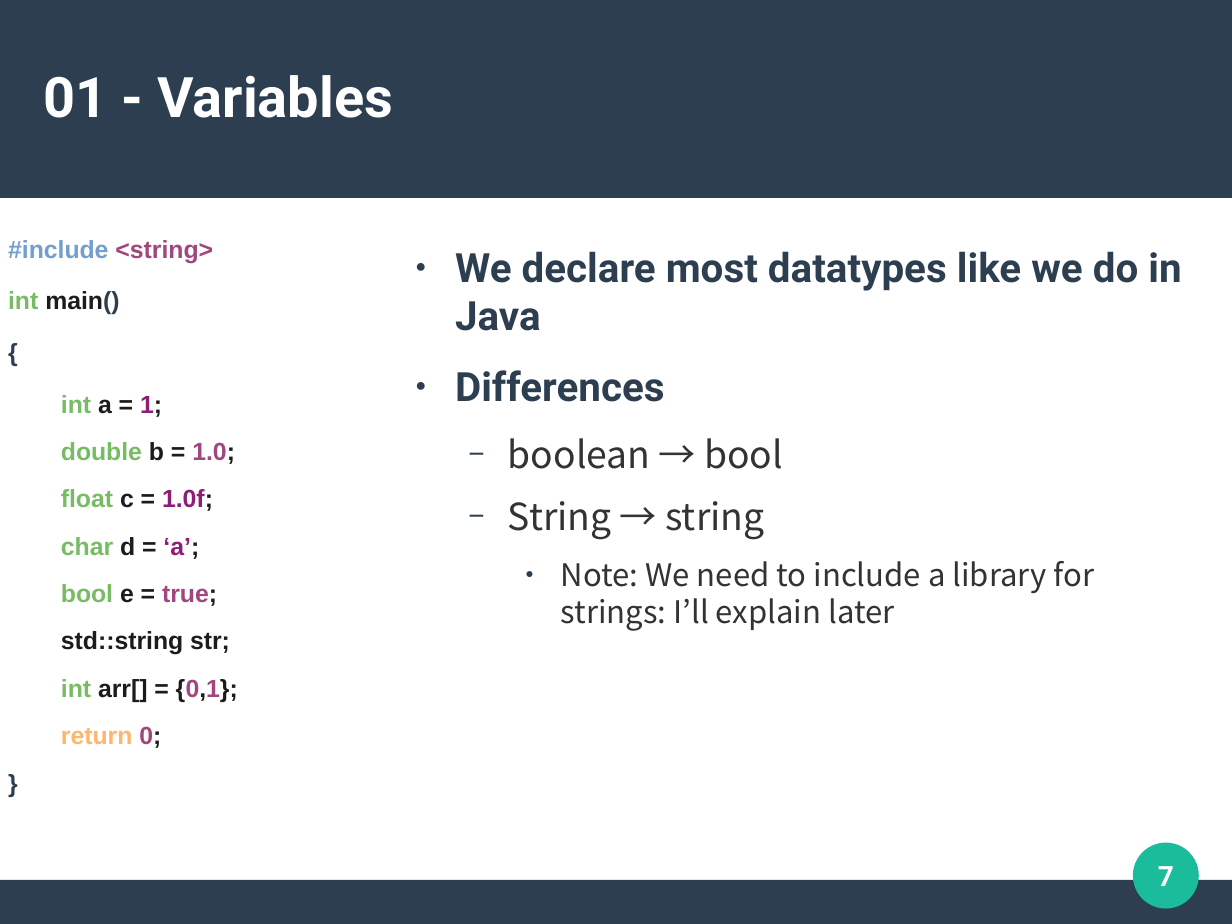
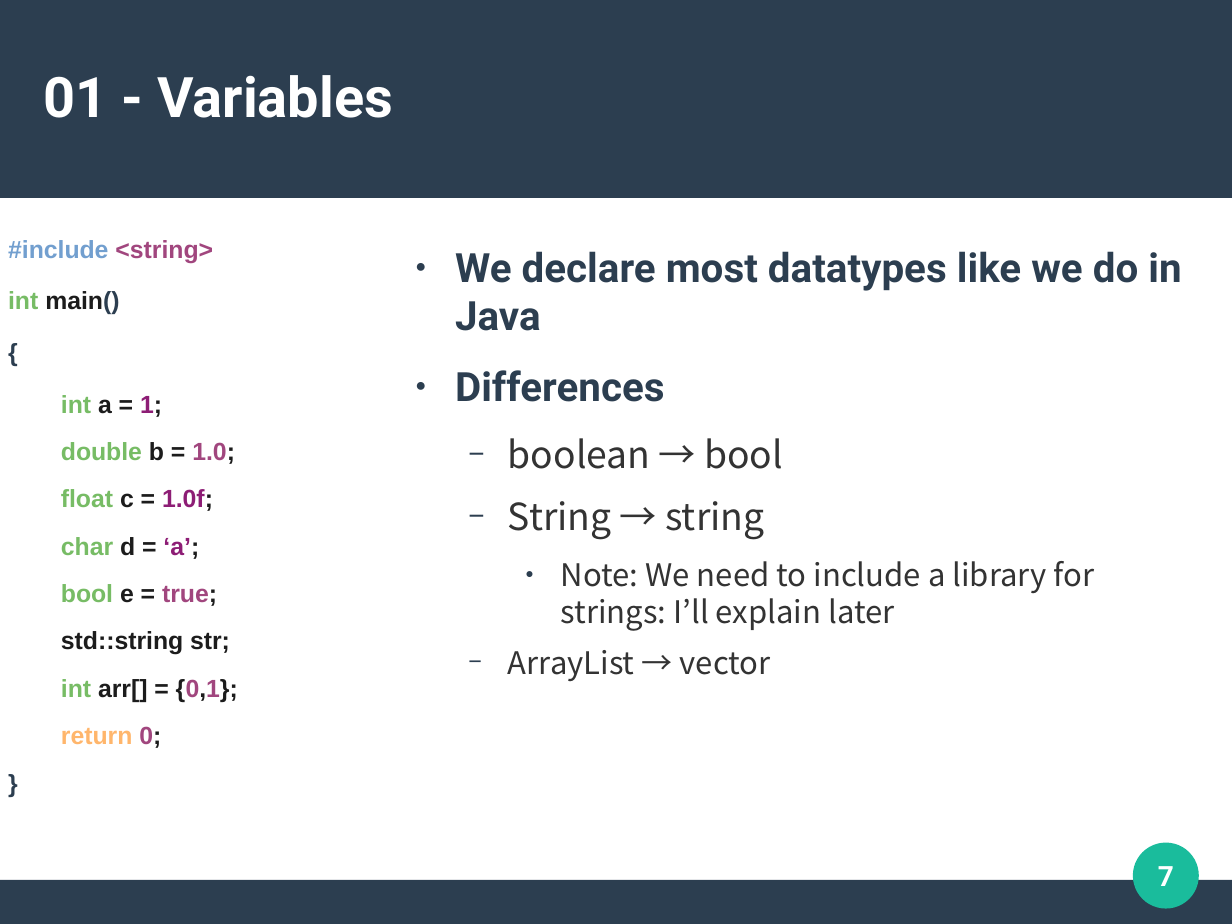
Before and after one commit to DuongTyler/CppCrashCourse, a slide deck: slide 7 of CPP.odp. Drawn at 1232x924 pixels with LibreOffice and Linux fonts; fonts in the diff are those of the drawing. Boxes give left, top, right and bottom in pixels: in the first picture for what was removed or moved away, otherwise in the second. Text is boxed around its words. In the diff, an @@ line names an element or a change of style, - is before the commit and + after.

```diff
--- a/CPP.odp
+++ b/CPP.odp
@@ text at [508,650,771,681]: paragraph added @@
+  − ArrayList → vector
```
Also in this commit, not shown: 2 other slides changed, 12 other files.
